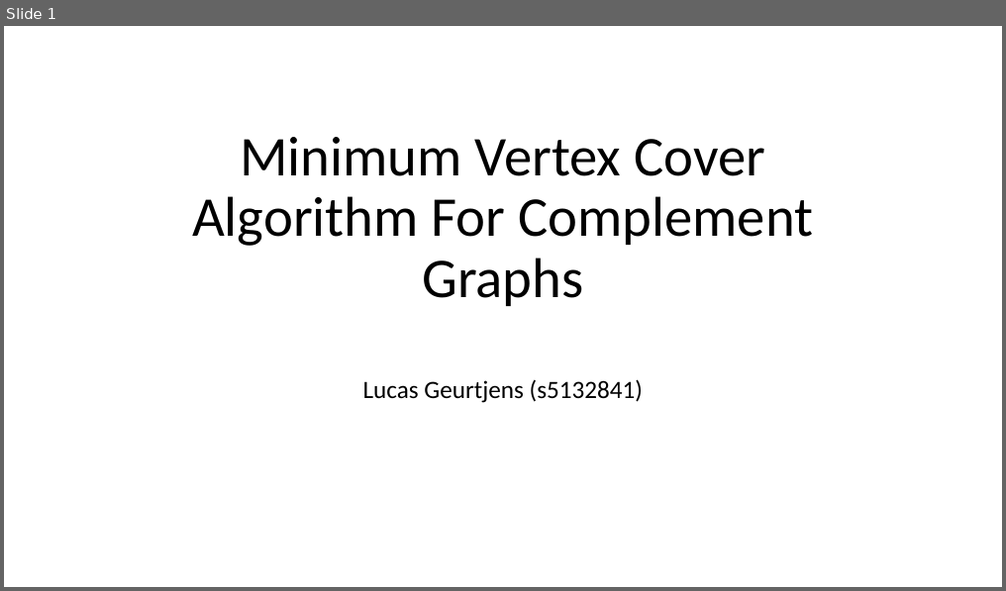
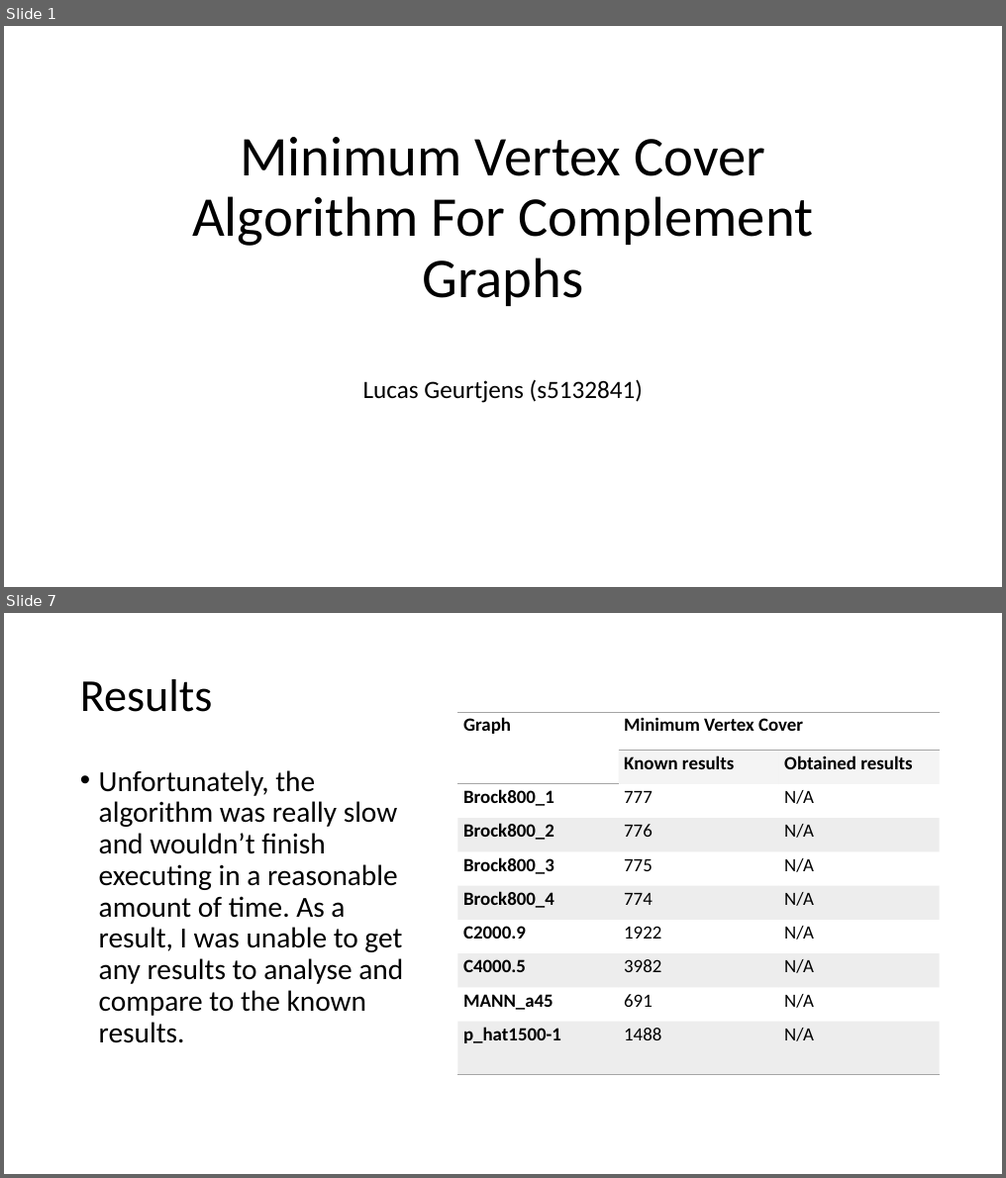
Before and after one commit to lucas-two/Advanced-Algorithms-Assignment-2, a slide deck: doc/Q5_PowerPoint.pptx. Shown one above the other, each under a label of ours: slide 1 before the commit, slides 1 and 7 after it; the slides between them are not shown. The pictures are 1006x591 and 1006x1178 pixels, drawn with LibreOffice and Linux fonts; fonts in the diff are those of the drawing. Boxes give left, top, right and bottom in pixels: in the first picture for what was removed or moved away, otherwise in the second. Text is boxed around its words. In the diff, an @@ line names an element or a change of style, - is before the commit and + after.

```diff
--- a/doc/Q5_PowerPoint.pptx
+++ b/doc/Q5_PowerPoint.pptx
@@ slide 7 added at bbox=[4, 613, 1002, 1174], background #FFFFFF @@
@@ title added at bbox=[80, 679, 213, 712], 44 pt, text #000000 @@
+Results
@@ table added at bbox=[457, 712, 939, 1075], 10 rows, 3 columns @@
+Graph | Minimum Vertex Cover | 
+ | Known results | Obtained results
+Brock800_1 | 777 | N/A
+Brock800_2 | 776 | N/A
+Brock800_3 | 775 | N/A
+Brock800_4 | 774 | N/A
+C2000.9 | 1922 | N/A
+C4000.5 | 3982 | N/A
+MANN_a45 | 691 | N/A
+p_hat1500-1 | 1488 | N/A
@@ text added at bbox=[99, 770, 403, 1044], 28 pt, text #000000 @@
+• Unfortunately, the algorithm was really slow and wouldn’t finish executing in a reasonable amount of time. As a result, I was unable to get any results to analyse and compare to the known results.
```
Also in this commit, not shown: 2 slides changed, 4 other slides added, 3 slides removed, 1 other file.
